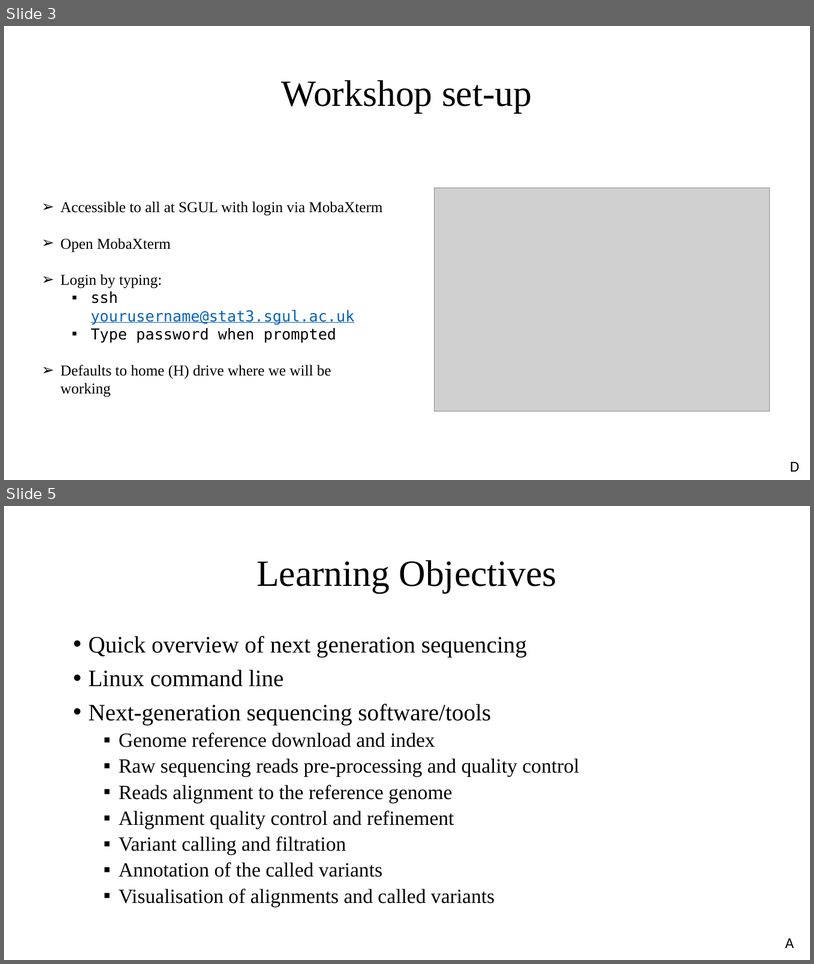
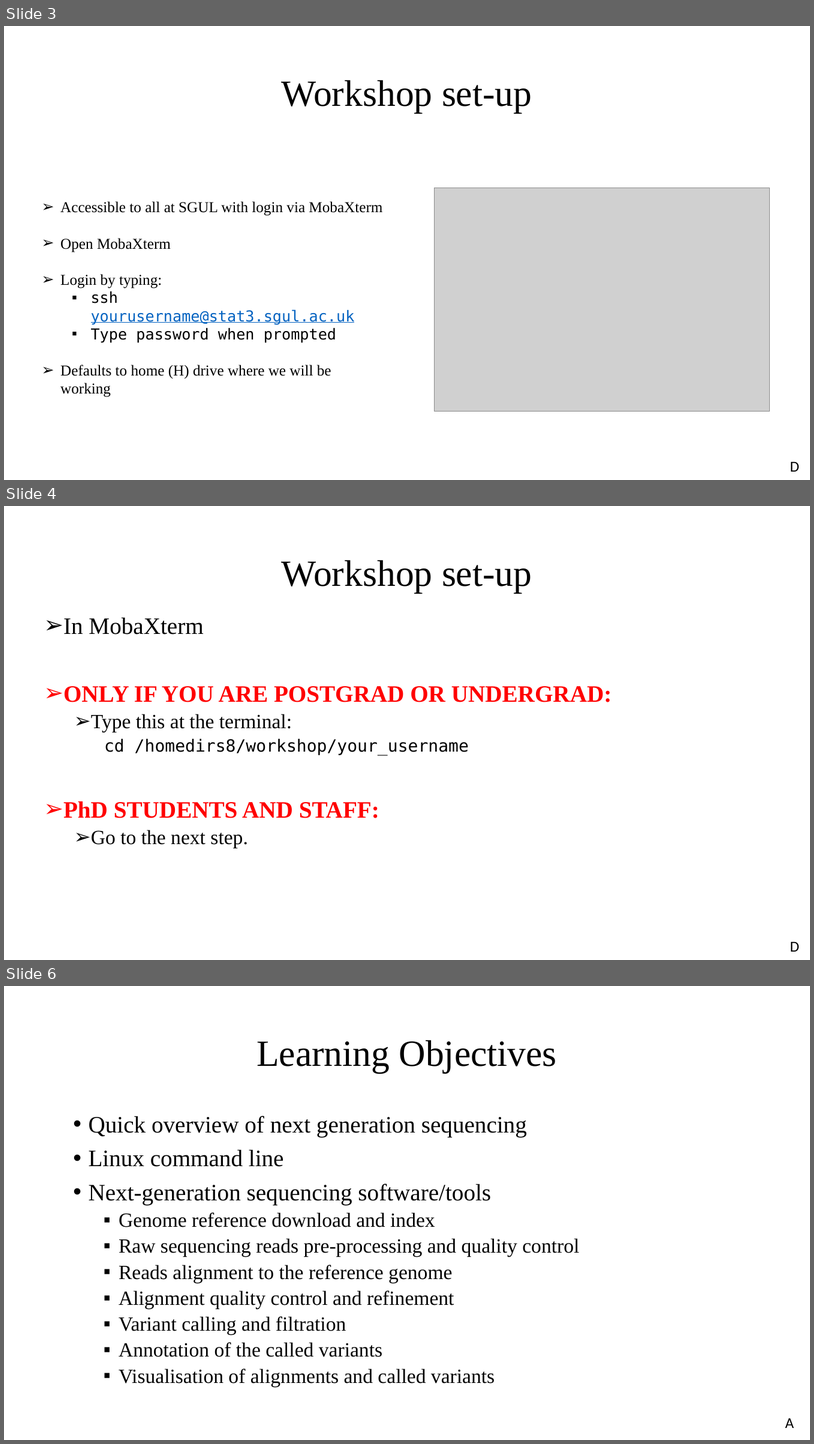
Before and after one commit to sgul-genetics-centre-bioinformatics/NGS-bioinformatics-workshop_SGUL_31-01-2020, a slide deck: NGS_workshop_31_01_2020_final.pptx. Shown one above the other, each under a label of ours: slides 3 and 5 before the commit, slides 3, 4 and 6 after it; the slides between them are not shown. The pictures are 814x964 and 814x1444 pixels, drawn with LibreOffice and Linux fonts; fonts in the diff are those of the drawing; grey boxes stand for pictures. Boxes give left, top, right and bottom in pixels: in the first picture for what was removed or moved away, otherwise in the second. Text is boxed around its words. In the diff, an @@ line names an element or a change of style, - is before the commit and + after.

```diff
--- a/NGS_workshop_31_01_2020_final.pptx
+++ b/NGS_workshop_31_01_2020_final.pptx
@@ slide 4 added at (4,506,810,960), background #FFFFFF @@
@@ title added at (282,560,532,592), 44 pt, text #000000 @@
+Workshop set-up
@@ text added at (63,617,612,848), 28 pt, text #000000 @@
+➢ In MobaXterm
+➢ ONLY IF YOU ARE POSTGRAD OR UNDERGRAD:
+  ➢ Type this at the terminal:
+    cd /homedirs8/workshop/your_username
+➢ PhD STUDENTS AND STAFF:
+  ➢ Go to the next step.
@@ text added at (791,941,800,951), 18 pt, text #000000 @@
+D
@@ what was slide 5 is now slide 6 @@
```
Also in this commit, not shown: 3 slides changed.
